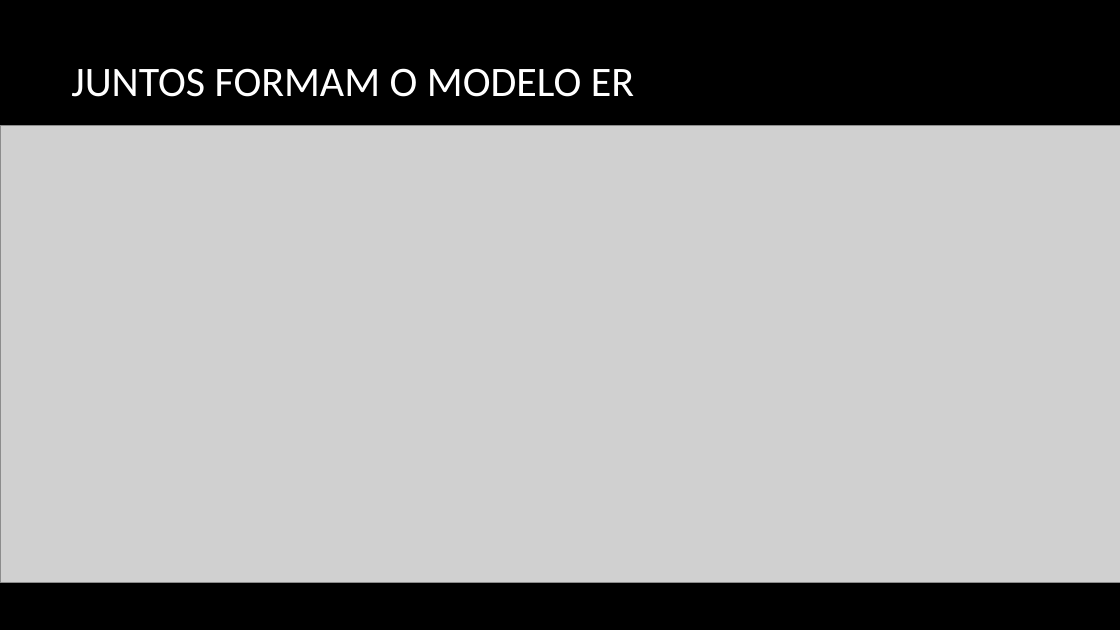
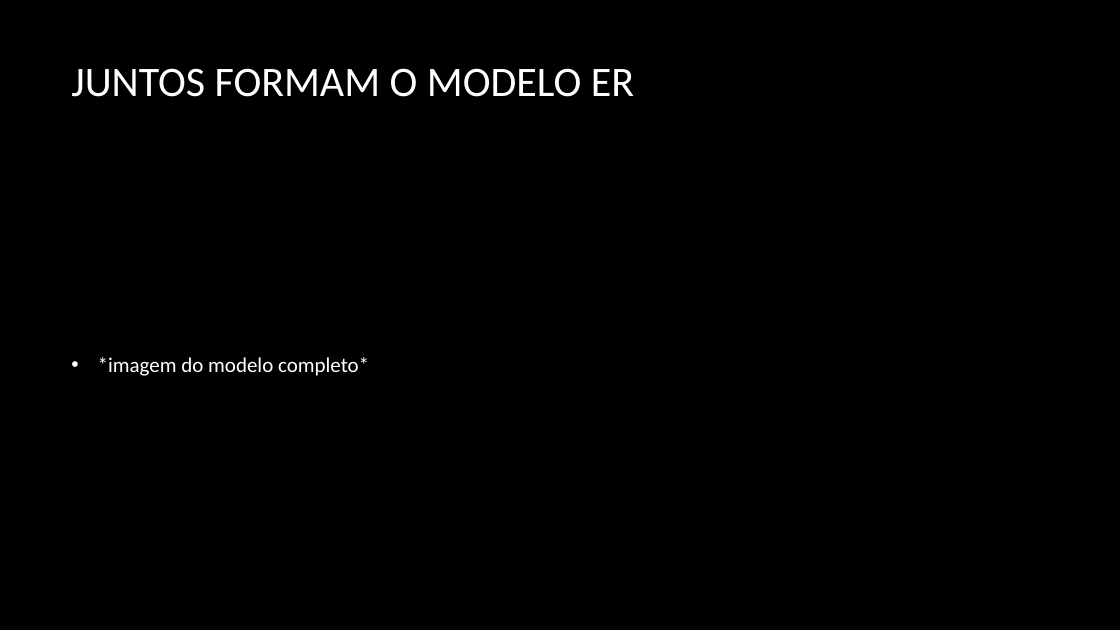
Before and after one commit to PolpEdu/Trabalho-Pr-ticpo, a slide deck: slide 9 of Trabalho prático.pptx. Drawn at 1120x630 pixels with LibreOffice and Linux fonts; fonts in the diff are those of the drawing; grey boxes stand for pictures; background and template pictures are left out. Boxes give left, top, right and bottom in pixels: in the first picture for what was removed or moved away, otherwise in the second. Text is boxed around its words. In the diff, an @@ line names an element or a change of style, - is before the commit and + after.

```diff
--- a/Trabalho prático.pptx
+++ b/Trabalho prático.pptx
@@ picture removed at (0, 125, 1120, 582) @@
@@ text added at (98, 357, 369, 376), 18 pt, text #FFFFFF @@
+• *imagem do modelo completo*
```
Also in this commit, not shown: 2 other slides changed, 1 other file.
